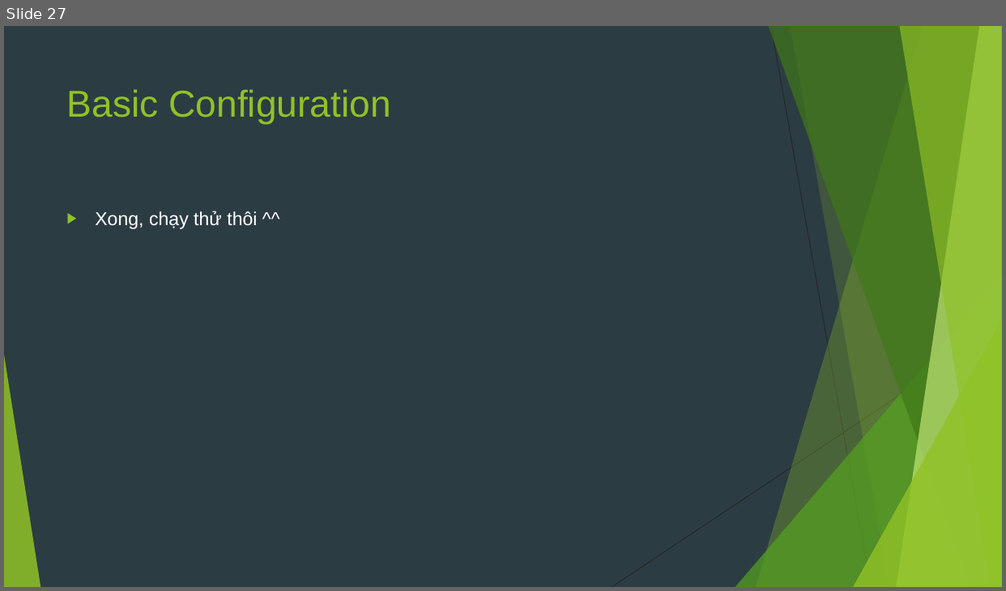
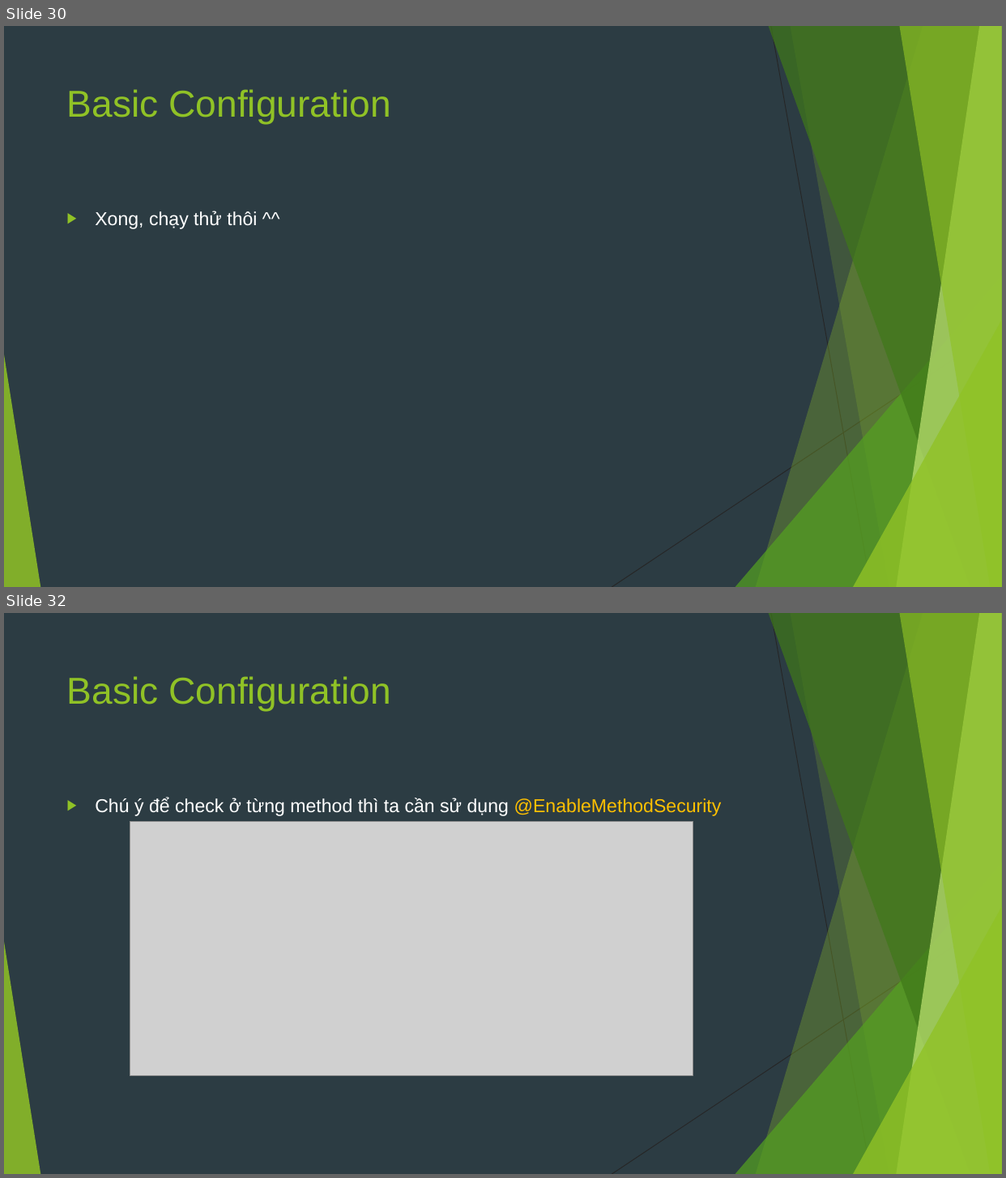
Before and after one commit to sobbingwind/SpringBoot, a slide deck: 09.Spring Security.pptx. Shown one above the other, each under a label of ours: slide 27 before the commit, slides 30 and 32 after it; the slides between them are not shown. The pictures are 1006x591 and 1006x1178 pixels, drawn with LibreOffice and Linux fonts; fonts in the diff are those of the drawing; grey boxes stand for pictures. Boxes give left, top, right and bottom in pixels: in the first picture for what was removed or moved away, otherwise in the second. Text is boxed around its words. In the diff, an @@ line names an element or a change of style, - is before the commit and + after.

```diff
--- a/09.Spring Security.pptx
+++ b/09.Spring Security.pptx
@@ slide 32 added at <box>4,613,1002,1174</box>, background #2C3C43; not listed: 10 template elements that a slide beside it also shows @@
@@ title added at <box>67,676,391,712</box>, 36 pt, text #90C226 @@
+Basic Configuration
@@ text added at <box>95,797,722,816</box>, 18 pt, text #FFFFFF @@
+▶ Chú ý để check ở từng method thì ta cần sử dụng @EnableMethodSecurity
@@ picture added at <box>130,822,693,1076</box> @@
@@ what was slide 27 is now slide 30 @@
```
Also in this commit, not shown: 3 other slides added.
